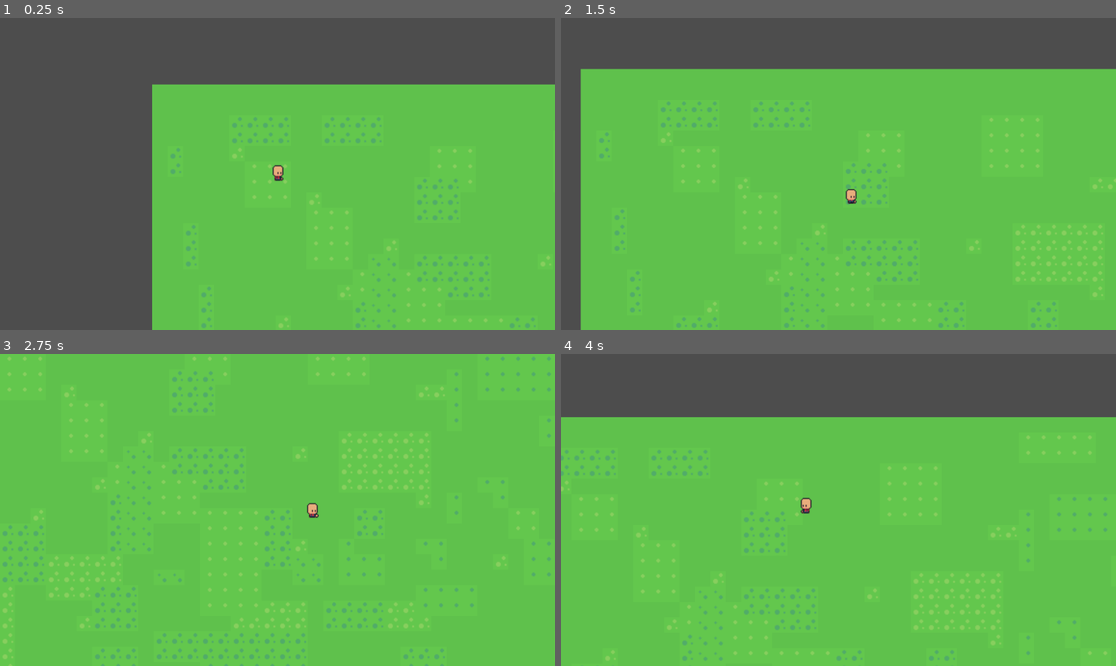
Above: before the commit, frames 1-4 (two rows, left to right).
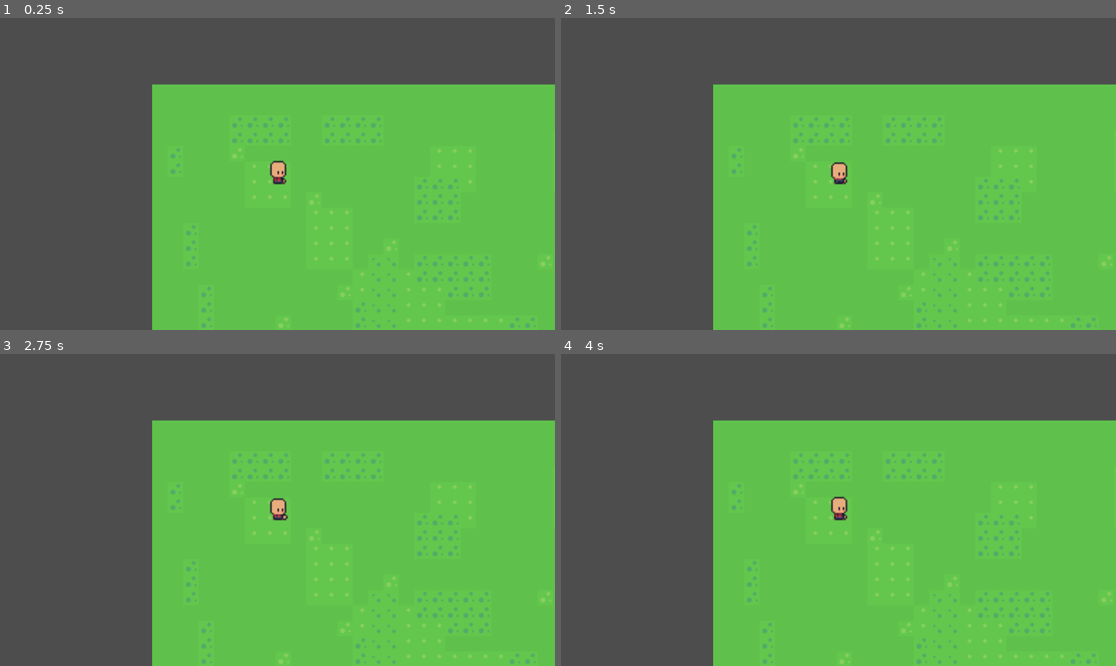
Above: after the commit, the same moments.

Repository: ProgramowanieZespolowe2026/farm
Game: Godot game, scene res://scenes/Temporary/test_scene_tile_map.tscn
The game is run twice, just before and just after one commit, with the same random seed, the same clock (stepped at 60 frames per second) and the same inputs. The project has no main scene, so this scene is started directly.
Inputs:
- Up to frame 1 (0.25 s): no input
- Up to frame 2 (1.5 s): tap Enter at 0.5 s; hold Right (ui_right) 0.53-1.28 s; hold Down (ui_down) from 1.28 s (still down)
- Up to frame 3 (2.75 s): release Down (ui_down) at 2.03 s; hold Right (ui_right) from 2.03 s (still down)
- Up to frame 4 (4 s): release Right (ui_right) at 2.78 s; hold Up (ui_up) 2.78-3.53 s; hold Left (ui_left) from 3.53 s (still down)

The runs differ from the first frame. In frame 1, 0.2% of the frame differs, in the area x 48-52%, y 45-54%; in frame 2, 26%; in frame 3, 46%, in the area x 0-100%, y 0-100%; in frame 4, 25%.

Commit message:
update: temporary player
Update input map keys and resize sprite

Diff:
--- a/godot/farm-game/scenes/Temporary/temporary_player.tscn
+++ b/godot/farm-game/scenes/Temporary/temporary_player.tscn
@@ -75,18 +75,19 @@
 }]
 
 [sub_resource type="RectangleShape2D" id="RectangleShape2D_ag6uu"]
-size = Vector2(12, 18)
+size = Vector2(18, 25)
 
 [node name="TemporaryPlayer" type="CharacterBody2D"]
 script = ExtResource("1_l62cs")
 
 [node name="AnimatedSprite2D" type="AnimatedSprite2D" parent="."]
+scale = Vector2(1.5, 1.5)
 sprite_frames = SubResource("SpriteFrames_dxbwb")
 animation = &"Idle"
 autoplay = "Idle"
 
 [node name="CollisionShape2D" type="CollisionShape2D" parent="."]
-position = Vector2(0, -1)
+position = Vector2(1, -1.5)
 shape = SubResource("RectangleShape2D_ag6uu")
 
 [node name="Camera2D" type="Camera2D" parent="."]
--- a/godot/farm-game/scripts/Temporary/temporary_player.gd
+++ b/godot/farm-game/scripts/Temporary/temporary_player.gd
@@ -7,9 +7,8 @@
 	var input_vector = Vector2.ZERO
 
 
-	input_vector.x = Input.get_action_strength("ui_right") - Input.get_action_strength("ui_left")
-	input_vector.y = Input.get_action_strength("ui_down") - Input.get_action_strength("ui_up")
-
+	input_vector.x = Input.get_action_strength("move_right") - Input.get_action_strength("move_left")
+	input_vector.y = Input.get_action_strength("move_down") - Input.get_action_strength("move_up")
 
 	if input_vector.length() > 0:
 		input_vector = input_vector.normalized()
